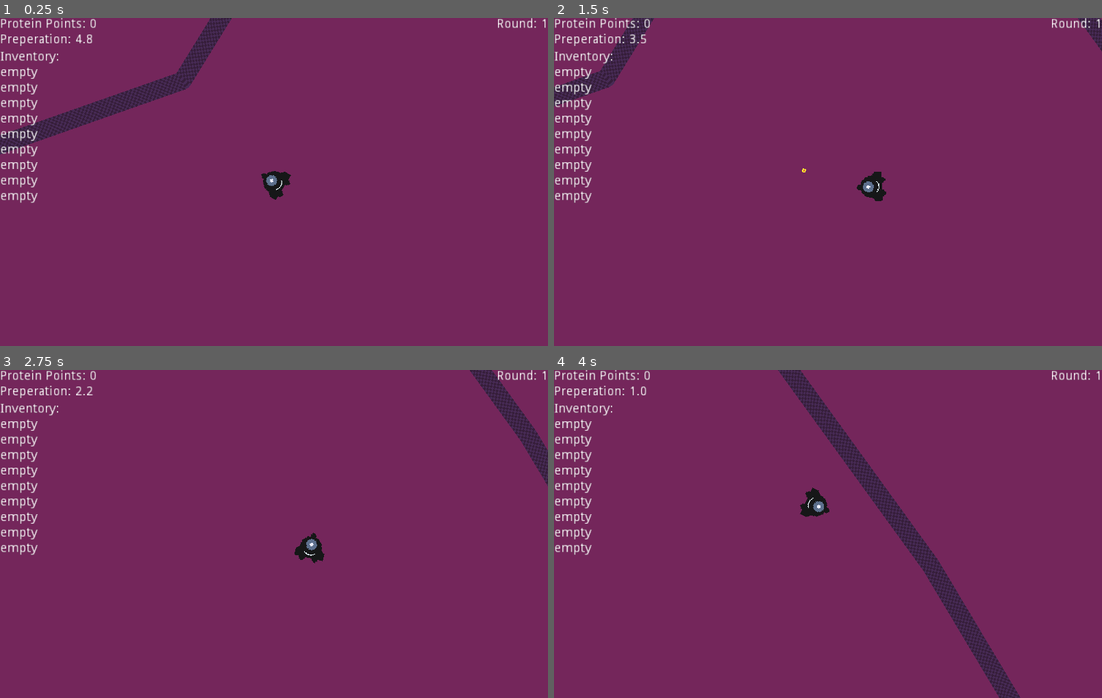
Above: before the commit, frames 1-4 (two rows, left to right).
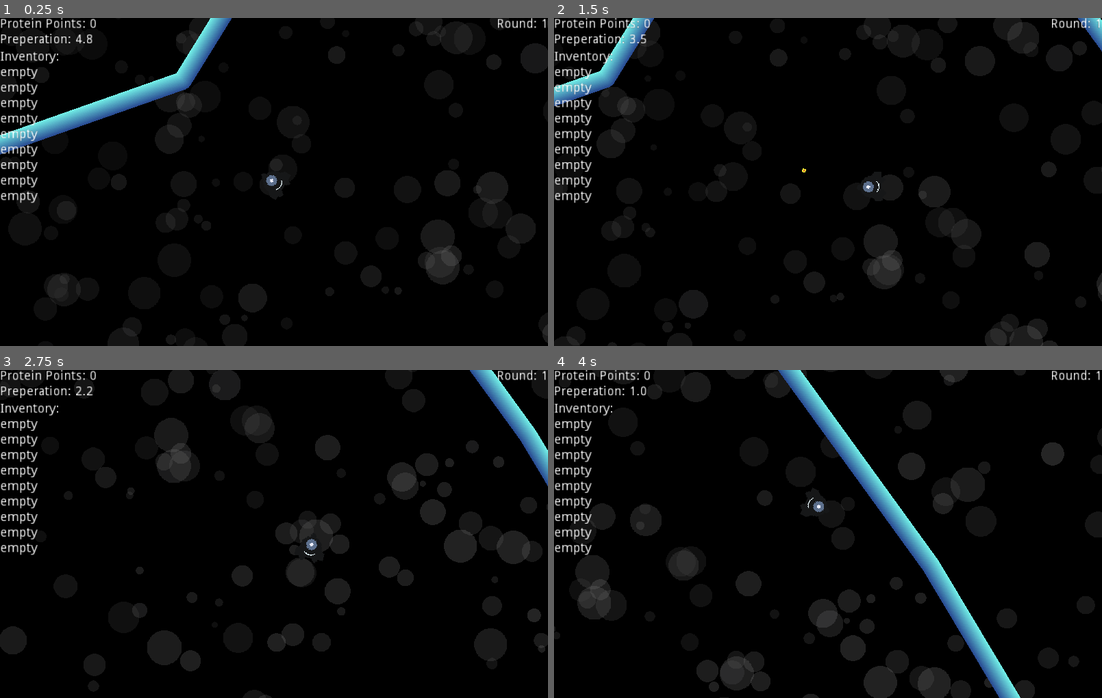
Above: after the commit, the same moments.

Repository: mrbenshef/CellDefence
Game: Godot game, scene res://World.tscn
The game is run twice, just before and just after one commit, with the same random seed, the same clock (stepped at 60 frames per second) and the same inputs.
Inputs (mouse positions are in pixels of both pictures, inside the frame that each line leads up to):
- Up to frame 1 (0.25 s): no input
- Up to frame 2 (1.5 s): move the mouse to (948, 165) at 0.52 s; hold D (right) 0.53-1.28 s; tap E (interact) at 0.6 s; move the mouse to (718, 198) at 1.27 s; hold S (down) from 1.28 s (still down); click (718, 198) at 1.35 s
- Up to frame 3 (2.75 s): move the mouse to (328, 461) at 2.02 s; release S (down) at 2.03 s; hold D (right) from 2.03 s (still down); tap E (interact) at 2.1 s
- Up to frame 4 (4 s): move the mouse to (800, 599) at 2.77 s; release D (right) at 2.78 s; hold W (up) 2.78-3.53 s; click (800, 599) at 2.85 s; move the mouse to (992, 583) at 3.52 s; hold A (left) from 3.53 s (still down); tap E (interact) at 3.6 s

The runs differ from the first frame. In frame 1, 99% of the frame differs, in the area x 0-100%, y 0-100%; in frame 2, 99%; in frame 3, 99%; in frame 4, 99%.

Commit message:
feat: particle background

Diff:
--- a/World.tscn
+++ b/World.tscn
@@ -1,14 +1,33 @@
-[gd_scene load_steps=10 format=2]
+[gd_scene load_steps=14 format=2]
 
 [ext_resource path="res://World.gd" type="Script" id=1]
 [ext_resource path="res://Player.tscn" type="PackedScene" id=2]
 [ext_resource path="res://Bullet.tscn" type="PackedScene" id=3]
+[ext_resource path="res://assets/cell_wall.png" type="Texture" id=4]
 [ext_resource path="res://DNA.tscn" type="PackedScene" id=5]
 [ext_resource path="res://Nucleaus.tscn" type="PackedScene" id=6]
 [ext_resource path="res://HUD.tscn" type="PackedScene" id=7]
 [ext_resource path="res://Turret.tscn" type="PackedScene" id=8]
-[ext_resource path="res://assets/checkered_background.png" type="Texture" id=9]
+[ext_resource path="res://assets/particle.png" type="Texture" id=9]
 [ext_resource path="res://Virus.tscn" type="PackedScene" id=10]
+
+[sub_resource type="Gradient" id=2]
+
+[sub_resource type="GradientTexture" id=3]
+gradient = SubResource( 2 )
+
+[sub_resource type="ParticlesMaterial" id=1]
+flag_disable_z = true
+direction = Vector3( 1, 1, 0 )
+gravity = Vector3( 0, 0, 0 )
+initial_velocity = 32.03
+initial_velocity_random = 0.5
+orbit_velocity = 0.0
+orbit_velocity_random = 0.0
+scale = 0.1
+scale_random = 0.55
+color_ramp = SubResource( 3 )
+hue_variation_random = 1.0
 
 [node name="World" type="Node2D"]
 script = ExtResource( 1 )
@@ -29,26 +48,26 @@
 
 [node name="Nucleaus" parent="." instance=ExtResource( 6 )]
 position = Vector2( 437.078, 281.406 )
-MAX_HEALTH = 1
+MAX_HEALTH = 100
 
 [node name="HUD" parent="." instance=ExtResource( 7 )]
 
-[node name="StaticBody2D" type="StaticBody2D" parent="."]
+[node name="Wall" type="StaticBody2D" parent="."]
 collision_layer = 4
 collision_mask = 0
 
-[node name="Line2D" type="Line2D" parent="StaticBody2D"]
+[node name="Line2D" type="Line2D" parent="Wall"]
 position = Vector2( 50, 50 )
 points = PoolVector2Array( -164.736, -163.684, 156.089, -276.814, 282.374, -481.553, 657.949, -380.104, 868.179, -89.422, 1046.72, 209.776, 813.359, 798.314, 193.877, 774.571, -369.485, 1014.27, -712.682, 580.308, -807.655, -54.1746, -533.279, -269.041, -164.81, -163.604 )
 width = 20.0
-default_color = Color( 0.752941, 0.376471, 0.596078, 1 )
-texture = ExtResource( 9 )
+default_color = Color( 1, 1, 1, 1 )
+texture = ExtResource( 4 )
 texture_mode = 1
 joint_mode = 2
 begin_cap_mode = 2
 end_cap_mode = 2
 
-[node name="CollisionPolygon2D" type="CollisionPolygon2D" parent="StaticBody2D"]
+[node name="CollisionPolygon2D" type="CollisionPolygon2D" parent="Wall"]
 position = Vector2( 50, 50 )
 polygon = PoolVector2Array( -165.023, -173.607, 150.679, -283.977, 280.186, -492.491, 663.819, -388.234, 877.22, -90.93 …(397 unchanged characters)…
 
@@ -176,6 +195,16 @@
 one_shot = true
 
 [node name="DNAs" type="Node2D" parent="."]
+
+[node name="Particles2D" type="Particles2D" parent="."]
+position = Vector2( -1079.1, -652.584 )
+z_index = -1
+amount = 5000
+lifetime = 200.0
+preprocess = 600.0
+visibility_rect = Rect2( 0, 0, 2500, 2000 )
+process_material = SubResource( 1 )
+texture = ExtResource( 9 )
 [connection signal="inventory_update" from="Player" to="HUD" method="_on_Player_inventory_update"]
 [connection signal="place_turret" from="Player" to="." method="_on_Player_place_turret"]
 [connection signal="protein_pickup" from="Player" to="." method="_on_Player_protein_pickup"]
--- a/project.godot
+++ b/project.godot
@@ -143,5 +143,5 @@
 
 [rendering]
 
-environment/default_clear_color=Color( 0.458824, 0.152941, 0.360784, 1 )
+environment/default_clear_color=Color( 0, 0, 0, 1 )
 environment/default_environment="res://default_env.tres"
Binary file added: assets/blood.aseprite
Binary file added: assets/blood.png
Not shown, added: assets/blood.png.import
Binary file added: assets/cell_wall.aseprite
Binary file added: assets/cell_wall.png
Not shown, added: assets/cell_wall.png.import
Binary file added: assets/particle.aseprite
Binary file added: assets/particle.png
Not shown, added: assets/particle.png.import
Not shown, changed: TODO.md
